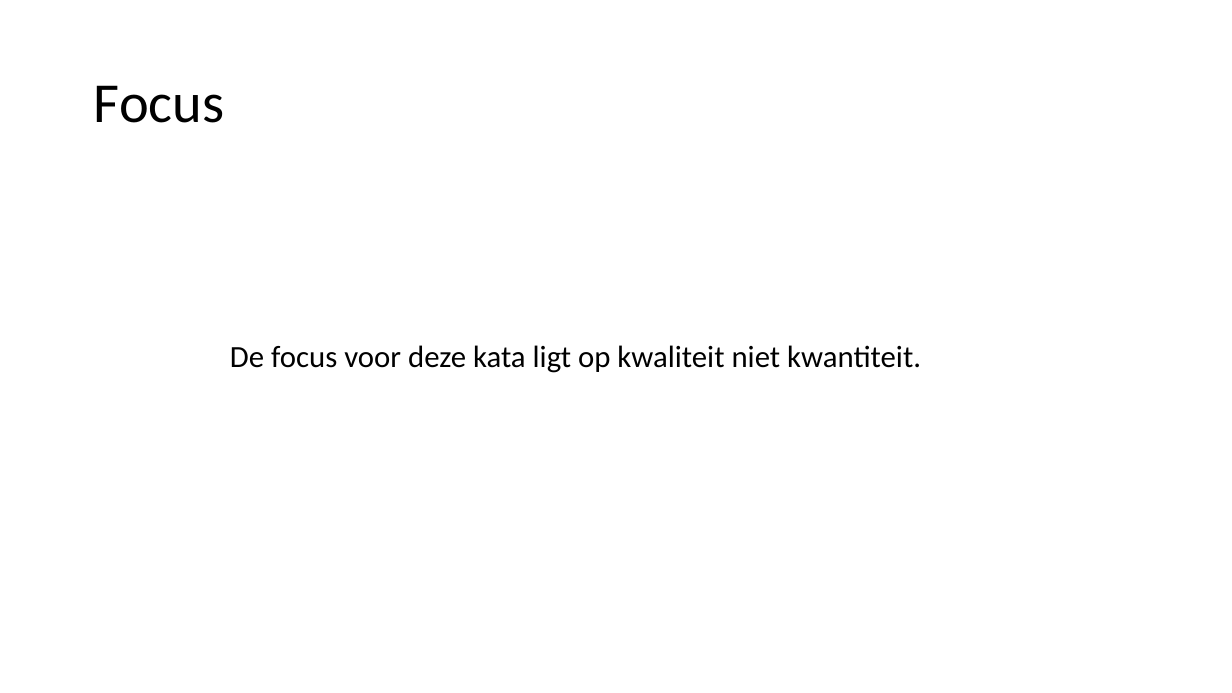
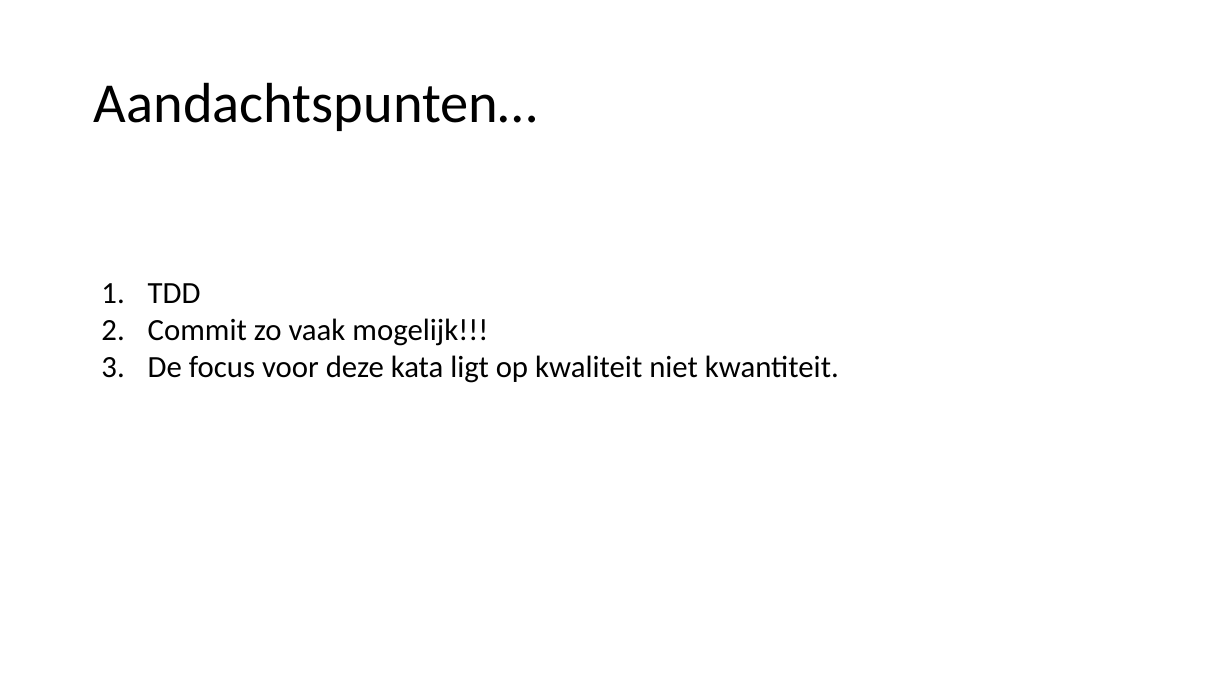
Before and after one commit to erlendstuyven/BGK2, a slide deck: slide 6 of docs/bowlingame.pptx (slide 7 before the commit). Drawn at 1232x693 pixels with LibreOffice and Linux fonts; fonts in the diff are those of the drawing. Boxes give left, top, right and bottom in pixels: in the first picture for what was removed or moved away, otherwise in the second. Text is boxed around its words. In the diff, an @@ line names an element or a change of style, - is before the commit and + after.

Commit message:
change powerpoint focus

```diff
--- a/docs/bowlingame.pptx
+++ b/docs/bowlingame.pptx
@@ text at [94, 82, 537, 131]: text changed @@
-Focus
+Aandachtspunten…
@@ text "TDD": place and size @@
-text "TDD" at [230, 345, 921, 373]
+text "TDD" at [148, 283, 839, 383]
@@ text at [148, 283, 488, 346]: paragraphs added @@
+1. TDD
+2. Commit zo vaak mogelijk!!!
@@ text at [148, 355, 839, 383]: bullet none to 1. @@
```
Also in this commit, not shown: 5 other slides changed, 1 slide removed.
